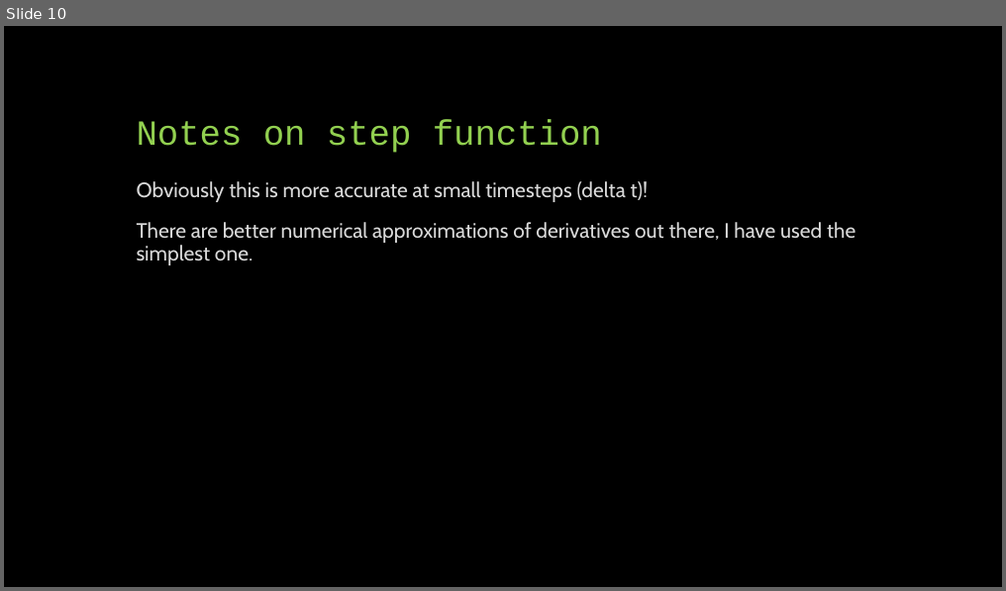
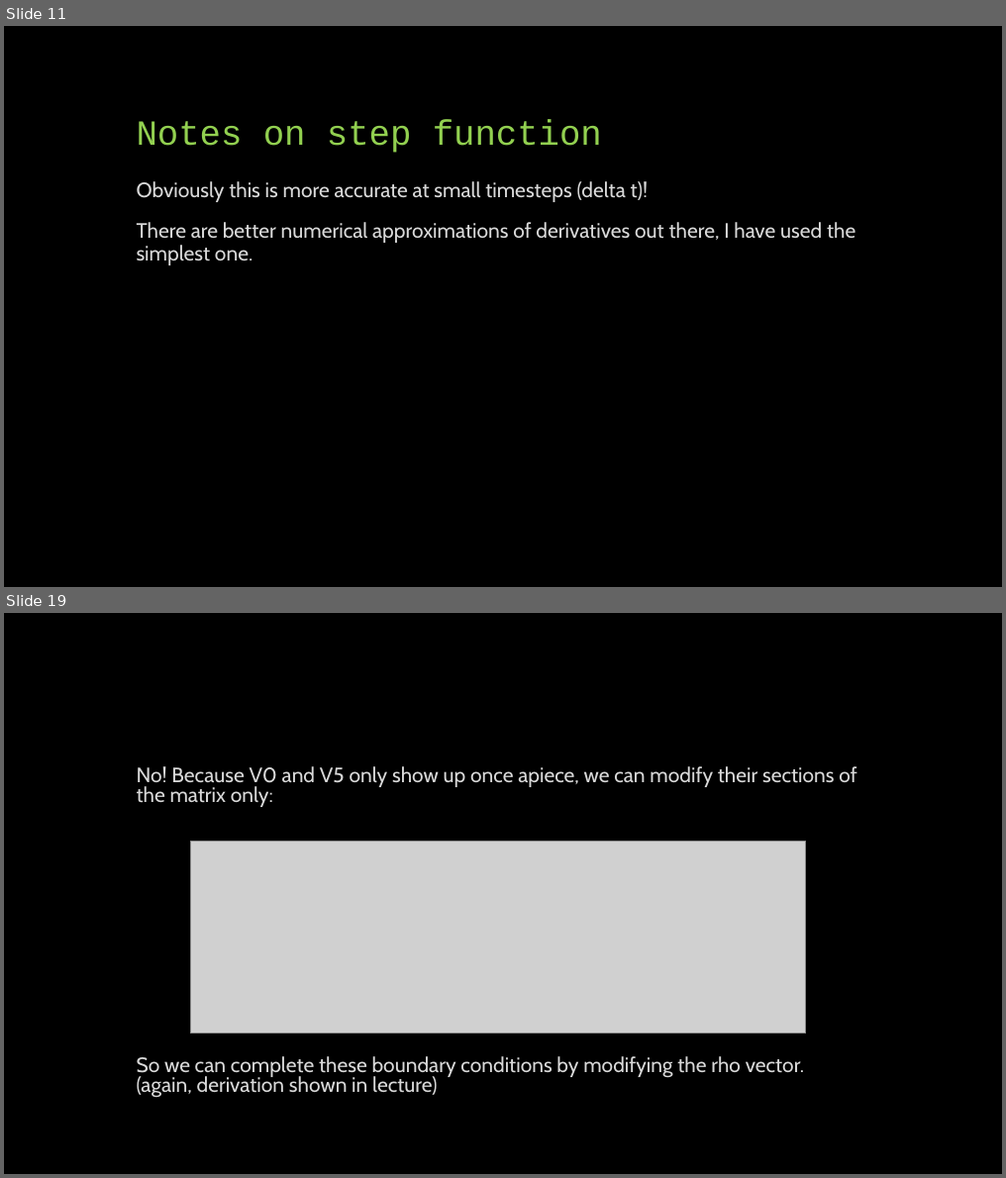
Before and after one commit to phys3112/Tutorials-2020, a slide deck: Tutorial 5 Iterative Methods/Tutorial 5 Presentation.pptx. Shown one above the other, each under a label of ours: slide 10 before the commit, slides 11 and 19 after it; the slides between them are not shown. The pictures are 1006x591 and 1006x1178 pixels, drawn with LibreOffice and Linux fonts; fonts in the diff are those of the drawing; grey boxes stand for pictures. Boxes give left, top, right and bottom in pixels: in the first picture for what was removed or moved away, otherwise in the second. Text is boxed around its words. In the diff, an @@ line names an element or a change of style, - is before the commit and + after.

```diff
--- a/Tutorial 5 Iterative Methods/Tutorial 5 Presentation.pptx
+++ b/Tutorial 5 Iterative Methods/Tutorial 5 Presentation.pptx
@@ slide 19 added at (4,613,1002,1174), background #000000 @@
@@ text added at (137,766,856,1098), 20 pt, text #D9D9D9 @@
+No! Because V0 and V5 only show up once apiece, we can modify their sections of the matrix only:
+So we can complete these boundary conditions by modifying the rho vector.
+(again, derivation shown in lecture)
@@ picture added at (190,842,806,1034) @@
@@ what was slide 10 is now slide 11 @@
```
Also in this commit, not shown: 2 slides changed, 11 other slides added, 2 slides removed, 1 other file.
